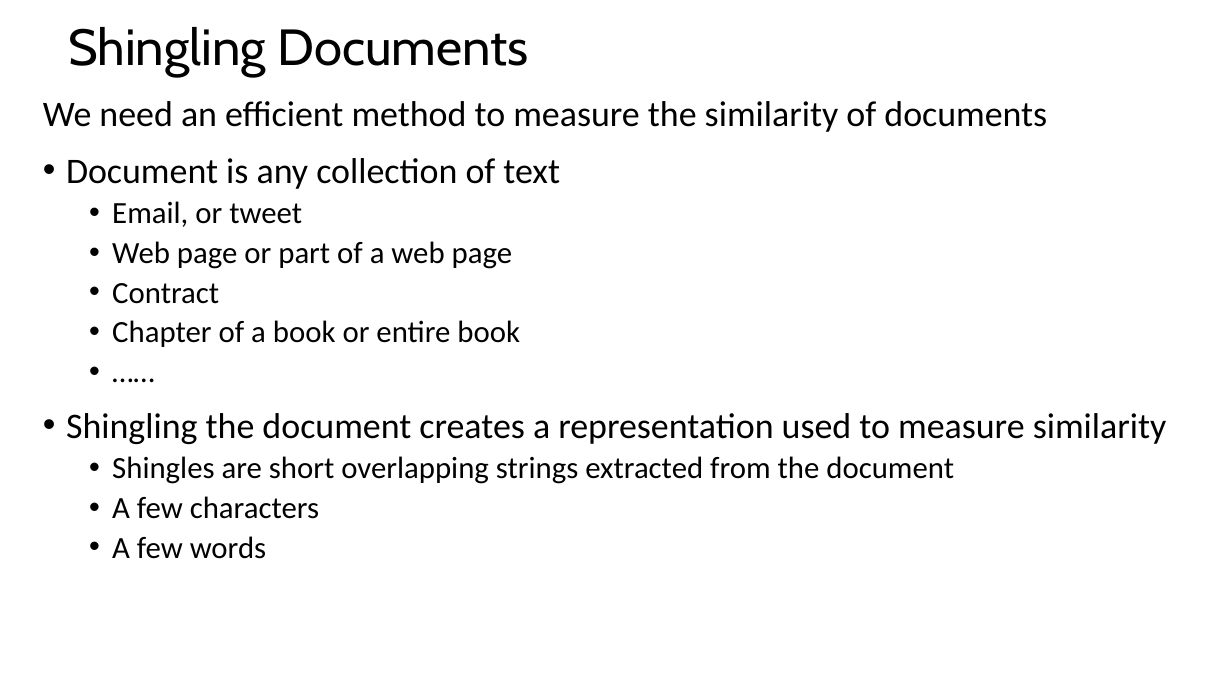
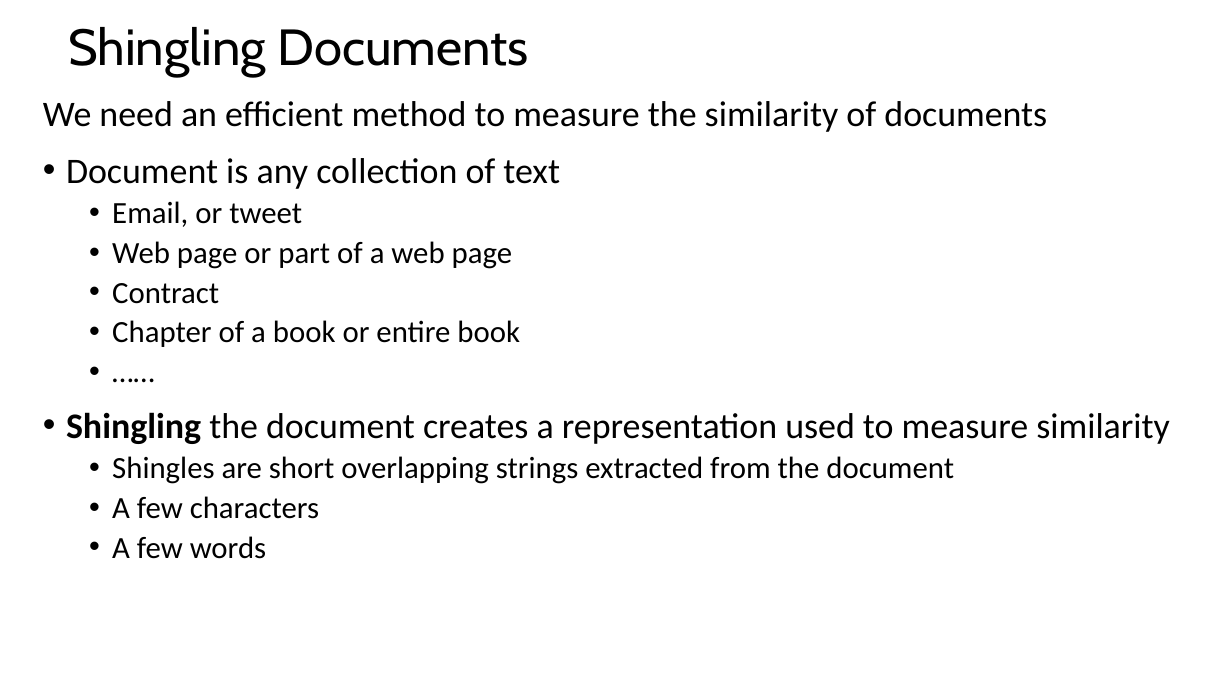
Before and after one commit to StephenElston/CSCI-E-108, a slide deck: slide 3 of slides/4_DistanceAndSimilarityMeasures_Part2.pptx (slide 28 before the commit). Drawn at 1232x693 pixels with LibreOffice and Linux fonts; fonts in the diff are those of the drawing. Boxes give left, top, right and bottom in pixels: in the first picture for what was removed or moved away, otherwise in the second. Text is boxed around its words. In the diff, an @@ line names an element or a change of style, - is before the commit and + after.

```diff
--- a/slides/4_DistanceAndSimilarityMeasures_Part2.pptx
+++ b/slides/4_DistanceAndSimilarityMeasures_Part2.pptx
@@ text at [66, 412, 1170, 444]: bold on in "Shingling" @@
```
Also in this commit, not shown: 12 other slides changed, 1 slide added, 26 slides removed, 1 other file.
